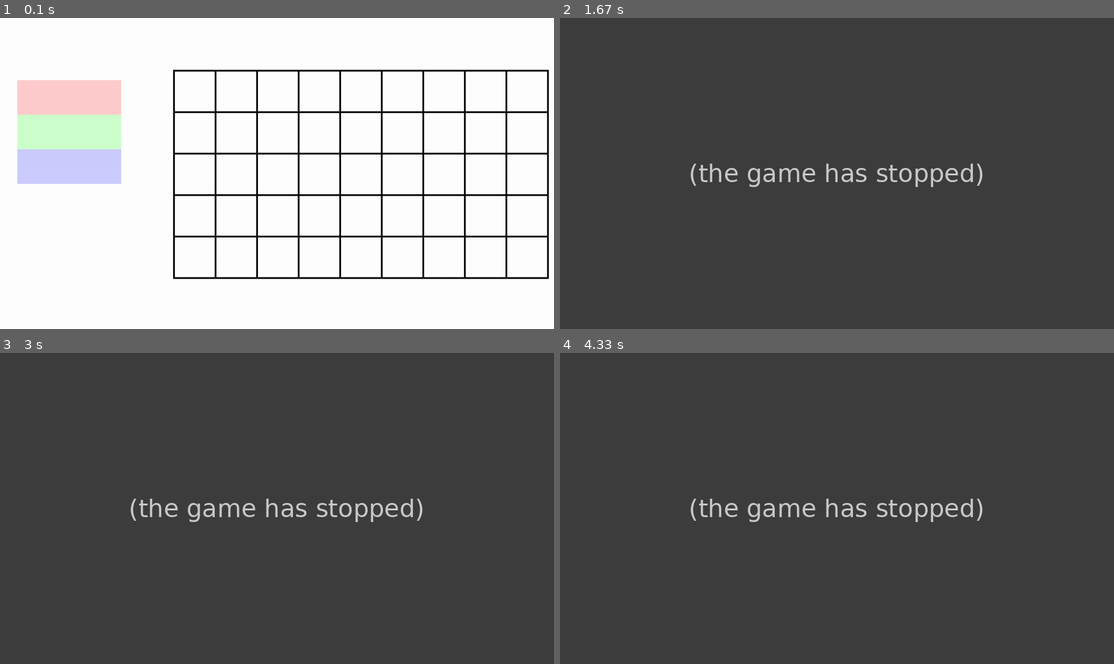
Above: before the commit, frames 1-4 (two rows, left to right).
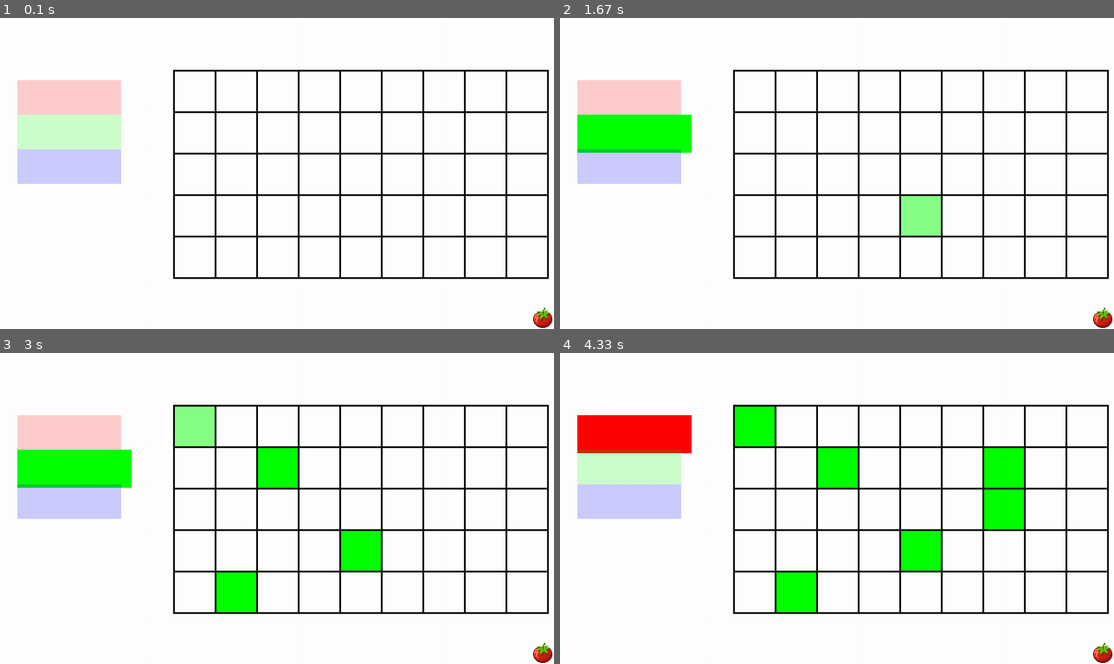
Above: after the commit, the same moments.

Repository: vocaz/pygametowerdefense
Game: pygame game, started from main.py
The game is run twice, just before and just after one commit, with the same random seed, the same clock (stepped at 60 frames per second) and the same inputs.
Inputs (mouse positions are in pixels of both pictures, inside the frame that each line leads up to):
- Up to frame 1 (0.1 s): no input
- Up to frame 2 (1.67 s): click (837, 173) at 0.38 s; hold R 0.67-1.13 s; click (665, 126) at 1.22 s; click (903, 201) at 1.55 s
- Up to frame 3 (3 s): click (288, 402) at 1.88 s; click (249, 589) at 2.22 s; click (260, 455) at 2.55 s; click (199, 443) at 2.88 s
- Up to frame 4 (4.33 s): click (981, 480) at 3.22 s; click (1008, 499) at 3.55 s; click (659, 468) at 3.88 s; click (676, 446) at 4.22 s

The runs differ from the first frame. In frame 1, 0.2% of the frame differs, in the area x 96-100%, y 93-100%; in frame 2, 99%; in frame 3, 99%; in frame 4, 99%, in the area x 0-100%, y 0-100%.
Error before the commit: TypeError: 'NoneType' object is not iterable (main.py line 97); the game stopped at 0.68 s (later frames are placeholders)

Commit message:
Begin tomato integration

Diff:
--- a/assets.py
+++ b/assets.py
@@ -1,2 +1,8 @@
-assetpaths = {
-    "tomato":["data/images/ui/tomato.png"]}
+import pygame
+
+class assets:
+    @classmethod
+    def load(cls):
+        root = 'data/'
+        cls.Images = {
+    "tomato":[pygame.image.load("data/images/ui/tomato.png").convert_alpha(),0]}
--- a/main.py
+++ b/main.py
@@ -3,7 +3,9 @@
 from assets import *
 from towers import *
 
-##assets
+
+pos = 0
+mouse_pos = []
 click = 0
 pygame.init()
 size = 1
@@ -20,6 +22,7 @@
 scaledheight = 540
 scaledwindow = pygame.display.set_mode((scaledlength,scaledheight))
 realwindow = pygame.Surface((reallength,realheight))
+assets.load()
 font = pygame.font.Font(None,40)
 grid = [[0,0,0,0,0,0,0,0,0],
         [0,0,0,0,0,0,0,0,0],
@@ -27,6 +30,9 @@
         [0,0,0,0,0,0,0,0,0],
         [0,0,0,0,0,0,0,0,0]]
 position = (0,0)
+cursor = pygame.Surface((5,5))
+cursor.fill((255,255,255))
+cursor_mask = pygame.mask.from_surface(cursor)
 def draw_centretext(text,colour):
     realwindow.fill((0,0,0))
     closing_text = font.render(text, True, colour)
@@ -37,22 +43,43 @@
 def reset_towerselection():
     global current_tower
     current_tower = 0
-def reset_grid(gridvar):
+def reset_grid():
+    global grid
     grid = [[0,0,0,0,0,0,0,0,0],
-        [0,2,0,0,0,0,0,0,0],
+        [0,0,0,0,0,0,0,0,0],
         [0,0,0,0,0,0,0,0,0],
         [0,0,0,0,0,0,0,0,0],
         [0,0,0,0,0,0,0,0,0]]
 def fetch_alltowertypes():
     result = (Tower.__subclasses__())
-    return(result)
+    return result
 def darken_colour(ogcolour):
     darkenedcolour = list(ogcolour)
     for i in range (0,3):
         darkenedcolour[i] = darkenedcolour[i]/2
     darkenedcolour = tuple(darkenedcolour)
-    return(darkenedcolour)
+    return darkenedcolour
+def get_pos(isscaled):
+    global mouse_pos
+    result = 0
+    if isscaled == 1:
+        result = (mouse_pos[0]*(320/scaledlength), mouse_pos[1]*(180/scaledheight))
+    else:
+        result = mouse_pos
+    return(result)
 
+def check_tomato():
+    keyed_tomato = assets.Images["tomato"][0]
+    keyed_tomato = pygame.transform.scale(keyed_tomato, (40,40))
+    tomato_mask = pygame.mask.from_surface(keyed_tomato)
+    tomato_mask = tomato_mask.scale((120,120))
+    tomato_rect = keyed_tomato.get_rect(bottomright=(960,540))
+    if tomato_mask.overlap(cursor_mask, (get_pos(0)[0],get_pos(0)[1])):
+        print(get_pos(0))
+    else:
+        print(get_pos(0))
+        print('not over')
+    scaledwindow.blit(keyed_tomato, tomato_rect)
 def check_towerselection():
     y = 0
     global current_tower
@@ -65,7 +92,7 @@
         button_surf = pygame.Surface((60, 20))
         button_surf.fill(colour)
         button_rect = button_surf.get_rect(center=(40, y * 20 + 46))
-        if button_rect.collidepoint(mouse_pos[0], mouse_pos[1]):
+        if button_rect.collidepoint(get_pos(1)[0], get_pos(1)[1]):
             hovered = True
         if hovered == True:
             if current_tower != towertype:
@@ -100,7 +127,7 @@
             cords = {"x":x,"y":y}
             tile_surf = pygame.Surface((24,24))
             tile_rect = tile_surf.get_rect(topleft=(((x*24) + 100),((y*24) + 30)))
-            if tile_rect.collidepoint(mouse_pos[0], mouse_pos[1]):
+            if tile_rect.collidepoint(get_pos(1)[0], get_pos(1)[1]):
                 hovered = True
             if tile == 0:
                 if hovered == True:
@@ -115,11 +142,7 @@
             if hovered == True:
                 if click == 1:
                     if current_tower == 0:
-                        invalid = font.render("goodbye", True, (0,255,0))
-                        closing_text_rect = closing_text.get_rect()
-                        closing_text_rect.center = (reallength // 2, realheight // 2)
-                        realwindow.blit(closing_text, closing_text_rect)
-                        scaledwindow.blit(pygame.transform.scale(realwindow, (scaledlength,scaledheight)), position)
+                        pass
                     else:
                         grid[y][x] = current_tower(cords)
             hovered = False
@@ -136,9 +159,6 @@
     deltatime = clock.tick(60)
     realwindow.fill((255,255,255))
     mouse_pos = pygame.mouse.get_pos()
-    mouse_pos = (mouse_pos[0]*(320/scaledlength), mouse_pos[1]*(180/scaledheight))
-    check_towerselection()
-    update_grid(grid)
     for event in pygame.event.get():
         if event.type == pygame.QUIT:
             draw_centretext("Closing...",(255,255,255))
@@ -151,7 +171,7 @@
                     tower_cords.append(f'{instance.name}:{instance.cords}')
                 print(tower_cords)
             elif event.key == pygame.K_r:
-                grid = reset_grid(grid)
+                reset_grid()
             elif event.key == pygame.K_1:
                 if current_tower == testRed:
                     reset_towerselection()
@@ -169,6 +189,11 @@
                     current_tower = testBlue
         if event.type == pygame.MOUSEBUTTONDOWN and event.button == 1:
             click = 1
-    scaledwindow.blit(pygame.transform.scale(realwindow, (scaledlength,scaledheight)), position)
+            print(click)
+    check_towerselection()
+    update_grid(grid)
+    newwindow = pygame.transform.scale_by(realwindow,3)
+    scaledwindow.blit(newwindow, position)
+    check_tomato()
     pygame.display.update()
 pygame.quit()
Binary file changed: data/images/ui/tomato.png
